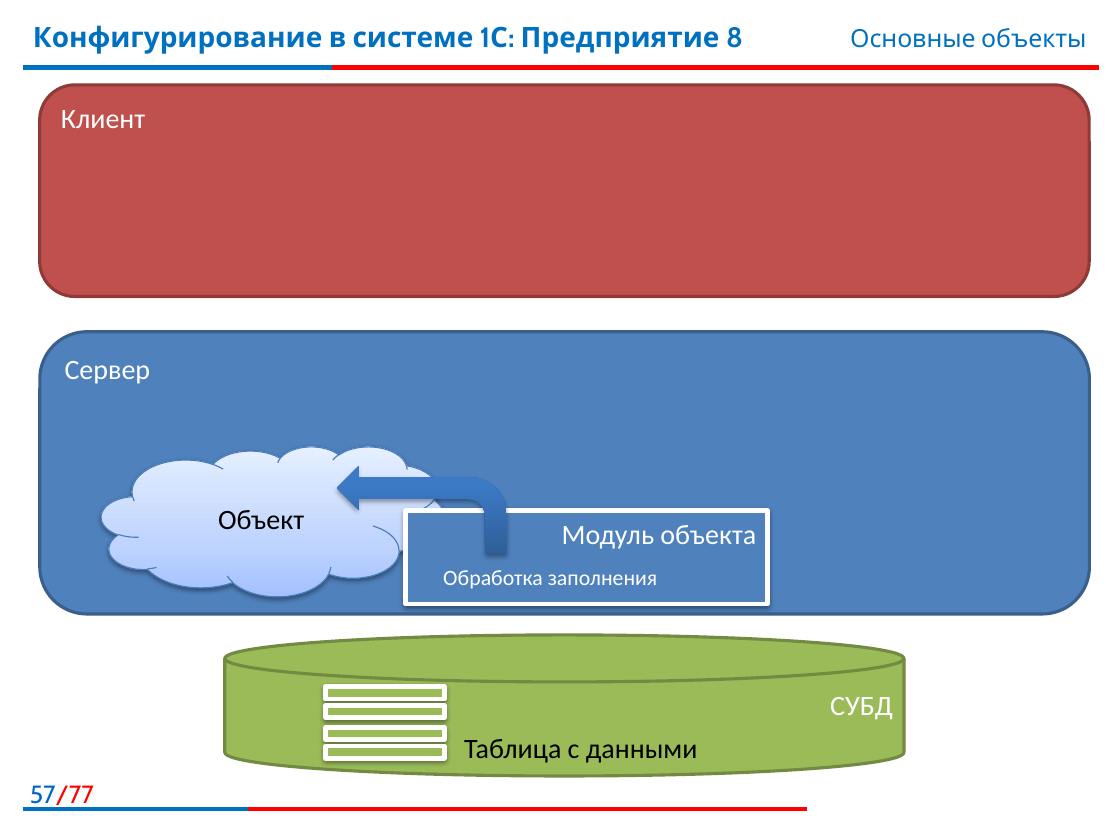
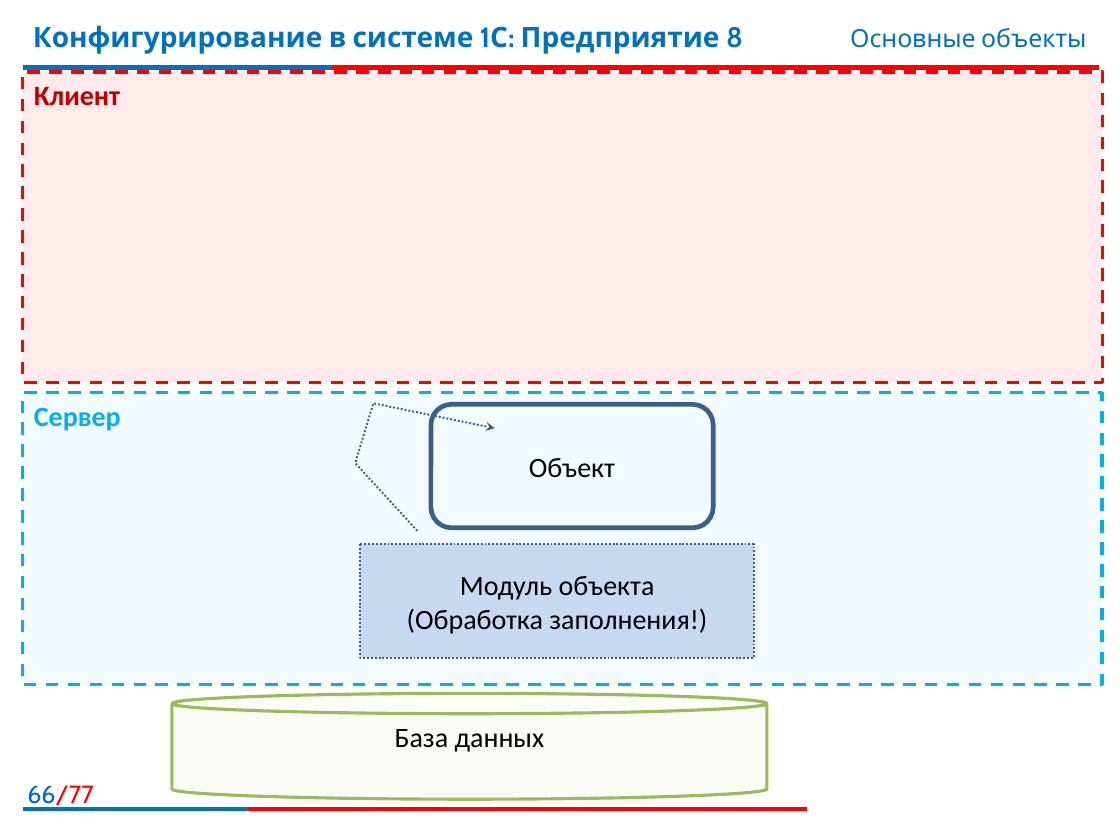
Before and after one commit to bestteacher-1c/documents_compl_kurs, a slide deck: slide 66 of Занятие_04/Иллюстрации4.pptx (slide 57 before the commit). Drawn at 1120x840 pixels with LibreOffice and Linux fonts; fonts in the diff are those of the drawing; background and template pictures are left out. Boxes give left, top, right and bottom in pixels: in the first picture for what was removed or moved away, otherwise in the second. Text is boxed around its words. In the diff, an @@ line names an element or a change of style, - is before the commit and + after.

```diff
--- a/Занятие_04/Иллюстрации4.pptx
+++ b/Занятие_04/Иллюстрации4.pptx
@@ rectangle "Клиент": place and size @@
-rectangle "Клиент" at <box>39,85,1089,297</box>
+rectangle "Клиент" at <box>22,72,1102,382</box>
@@ rectangle "Клиент" at <box>22,72,1102,382</box>: text colour #FFFFFF to #C00000, bold on; rounded rectangle to rectangle; fill #C0504D to #FF0000 at 8% opacity; outline #8E3B39 2 pt to #FF0000 2 pt dashed @@
@@ rectangle "Сервер": place and size @@
-rectangle "Сервер" at <box>40,332,1090,614</box>
+rectangle "Сервер" at <box>22,392,1102,684</box>
@@ rectangle "Сервер" at <box>22,392,1102,684</box>: text colour #FFFFFF to #00B0F0, bold on; rounded rectangle to rectangle; fill #4F81BD to #00B0F0 at 5% opacity; outline #3A5F8C 2 pt to #00B0F0 2 pt dashed @@
@@ rounded rectangle "Объект": place and size @@
-rounded rectangle "Объект" at <box>102,447,446,597</box>
+rounded rectangle "Объект" at <box>431,404,713,528</box>
@@ rounded rectangle "Объект" at <box>431,404,713,528</box>: cloud to rounded rectangle; fill gradient #A4C4FF to #BFD4FF to #E6EEFF to none; outline #4B7EBC 0.75 pt to #3A5F8C 3 pt; shadow off @@
@@ bent arrow removed at <box>337,466,507,553</box> @@
@@ border callout "Модуль объекта (Обработка заполнения!)": place and size @@
-border callout "Модуль объекта (Обработка заполнения!)" at <box>405,511,767,605</box>
+border callout "Модуль объекта (Обработка заполнения!)" at <box>361,544,754,659</box>
@@ border callout "Модуль объекта (Обработка заполнения!)" at <box>361,544,754,659</box>: vertical alignment top to middle; rectangle to border callout; fill #4F81BD to #C6D9F1; outline #FFFFFF 3 pt to #3A5F8C 1.25 pt dashed; shadow off @@
@@ text in border callout at <box>407,576,707,634</box>: text changed; text colour #FFFFFF to #000000 @@
-Модуль объекта
+Модуль объекта
+(Обработка заполнения!)
@@ text removed at <box>443,570,658,589</box> @@
-Обработка заполнения
@@ cylinder removed at <box>225,635,904,776</box> @@
-СУБД
@@ math equal removed at <box>305,675,466,728</box> @@
@@ cylinder added at <box>172,693,767,799</box>, fill #D7E4BD at 15% opacity, outline #9BBB59 2 pt, 18 pt, text #000000 @@
+База данных
@@ math equal removed at <box>305,717,466,769</box> @@
@@ text removed at <box>464,739,698,763</box> @@
-Таблица с данными
@@ page number at <box>27,785,93,808</box>: text changed @@
-57/77
+66/77
```
Also in this commit, not shown: 19 other slides changed, 30 slides added, 28 slides removed, 9 other files.
